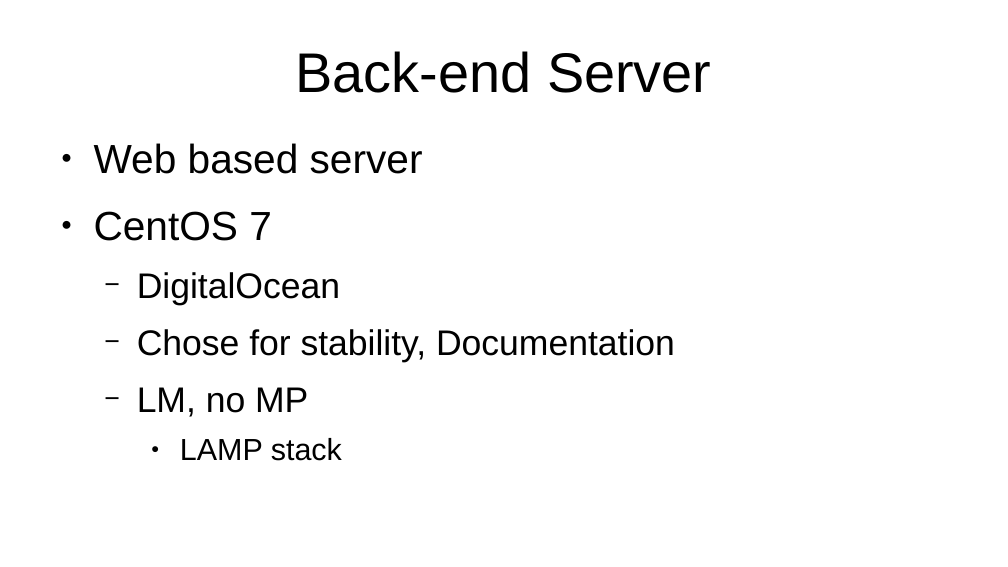
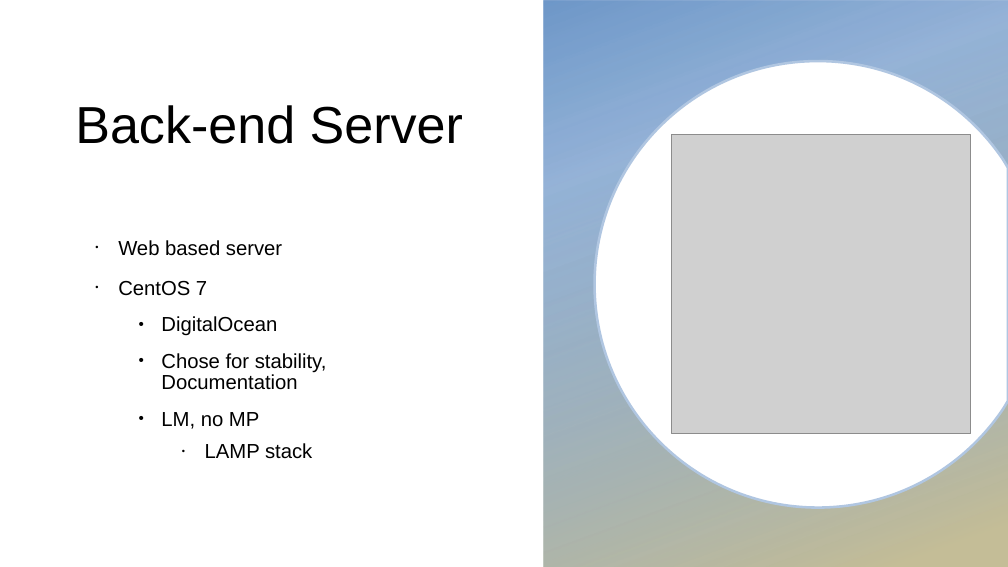
Before and after one commit to tkudryn/cs450-final, a slide deck: slide 17 of final/presentation.pptx (slide 12 before the commit). Drawn at 1008x567 pixels with LibreOffice and Linux fonts; fonts in the diff are those of the drawing; grey boxes stand for pictures; background and template pictures are left out. Boxes give left, top, right and bottom in pixels: in the first picture for what was removed or moved away, otherwise in the second. Text is boxed around its words. In the diff, an @@ line names an element or a change of style, - is before the commit and + after.

```diff
--- a/final/presentation.pptx
+++ b/final/presentation.pptx
@@ rectangle added at [544,0,1008,567], fill gradient #4F81BD to #C4BD97 @@
@@ text "Back-end Server": place and size @@
-text "Back-end Server" at [296,51,711,93]
+text "Back-end Server" at [75,105,463,144]
@@ text "Back-end Server" at [75,105,463,144]: size 44 to 41 pt; alignment centre to left; line spacing 1 to 0.9; more space between paragraphs @@
@@ freeform shape added at [595,61,1008,508], fill #FFFFFF, outline #D5D0B5 2 pt @@
@@ picture added at [671,134,970,434] @@
@@ text "Web based server": place and size @@
-text "Web based server" at [94,143,675,461]
+text "Web based server" at [118,240,327,459]
@@ text "Web based server" at [118,240,327,459]: size 32 to 16 pt in "Web based server", "CentOS 7"; size 28 to 16 pt in "DigitalOcean", "Chose for stability, Documentation", "LM, no MP"; size 24 to 16 pt in "LAMP stack"; bullet ● to •; line spacing 1 to 0.9; bullet − to •; vertical alignment top to middle @@
```
Also in this commit, not shown: 7 other slides changed, 7 slides added, 2 slides removed, 3 other files.
